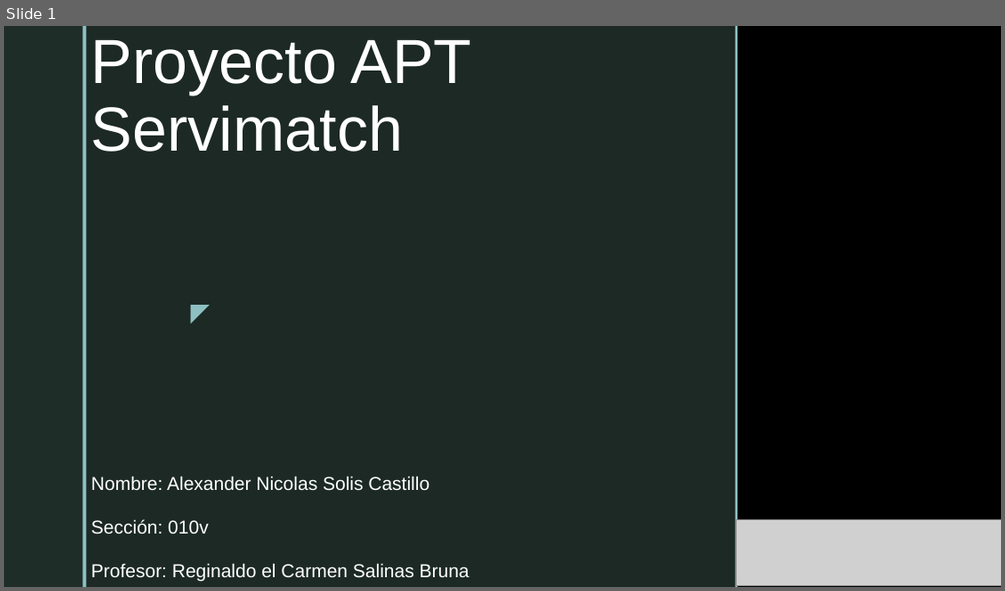
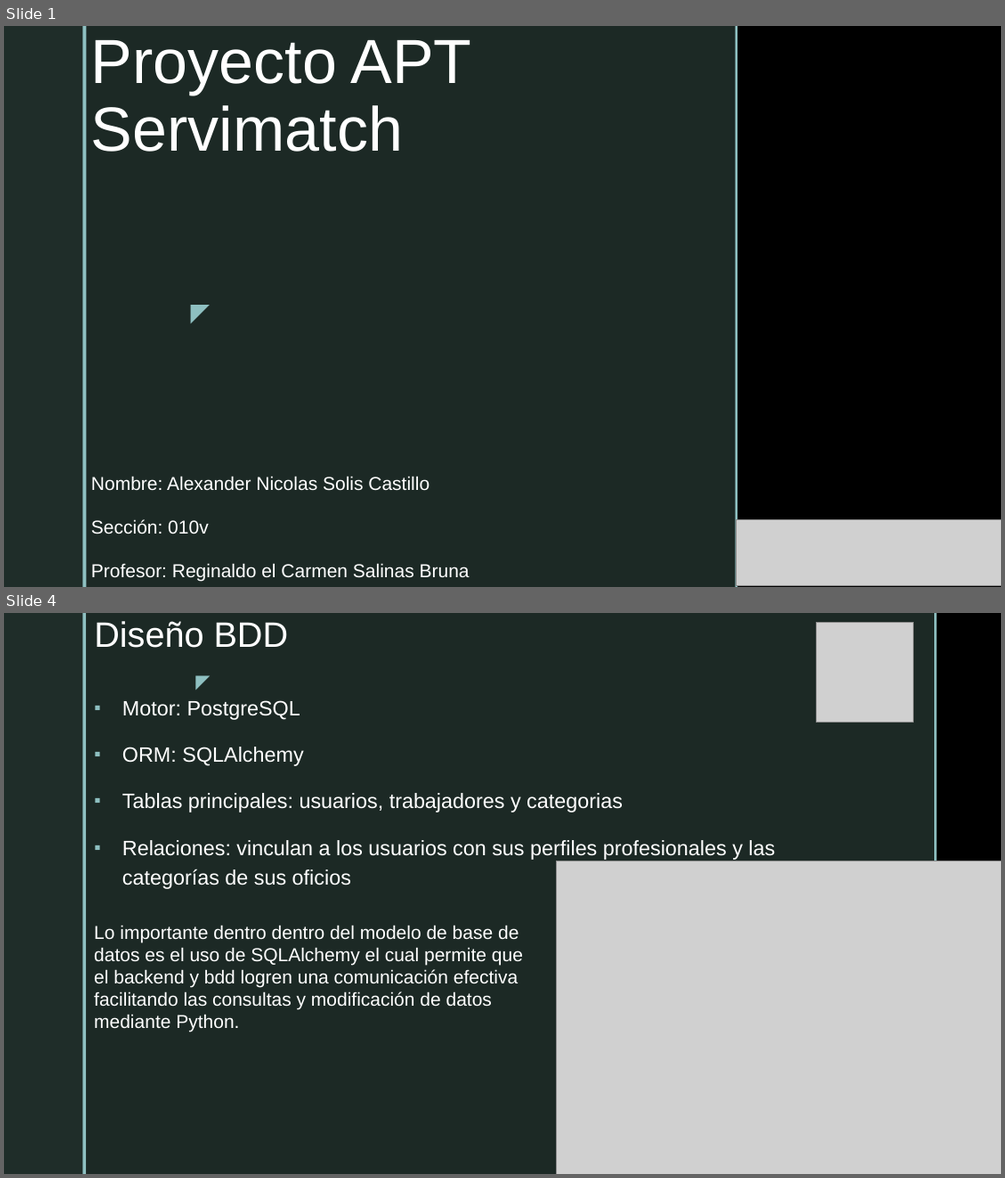
Before and after one commit to AleSolis-Duoc/ProyectoAPT_AS2026, a slide deck: fase2/Proyecto APT2.pptx. Shown one above the other, each under a label of ours: slide 1 before the commit, slides 1 and 4 after it; the slides between them are not shown. The pictures are 1005x591 and 1005x1178 pixels, drawn with LibreOffice and Linux fonts; fonts in the diff are those of the drawing; grey boxes stand for pictures; background and template pictures are left out. Boxes give left, top, right and bottom in pixels: in the first picture for what was removed or moved away, otherwise in the second. Text is boxed around its words. In the diff, an @@ line names an element or a change of style, - is before the commit and + after.

```diff
--- a/fase2/Proyecto APT2.pptx
+++ b/fase2/Proyecto APT2.pptx
@@ slide 4 added at [4, 613, 1001, 1174], background picture (left out); not listed: 2 template elements that a slide beside it also shows @@
@@ rectangle added at [86, 613, 934, 1174], fill #1F2D29 at 92% opacity @@
@@ title added at [94, 621, 289, 648], 34 pt, text #FFFFFF @@
+Diseño BDD
@@ picture added at [816, 622, 914, 722] @@
@@ rectangle added at [934, 613, 937, 1174], fill #8EC0C1 @@
@@ text added at [184, 666, 217, 695], 18 pt, text #8EC0C1 @@
+◤
@@ text added at [122, 700, 775, 889], 20 pt, text #FFFFFF @@
+▪ Motor: PostgreSQL
+▪ ORM: SQLAlchemy
+▪ Tablas principales: usuarios, trabajadores y categorias
+▪ Relaciones: vinculan a los usuarios con sus perfiles profesionales y las categorías de sus oficios
@@ picture added at [557, 860, 1001, 1174] @@
@@ text added at [94, 925, 523, 1032], 18 pt, text #FFFFFF @@
+Lo importante dentro dentro del modelo de base de datos es el uso de SQLAlchemy el cual permite que el backend y bdd logren una comunicación efectiva facilitando las consultas y modificación de datos mediante Python.
```
Also in this commit, not shown: 9 other slides added, 11 slides removed, 17 other files.
